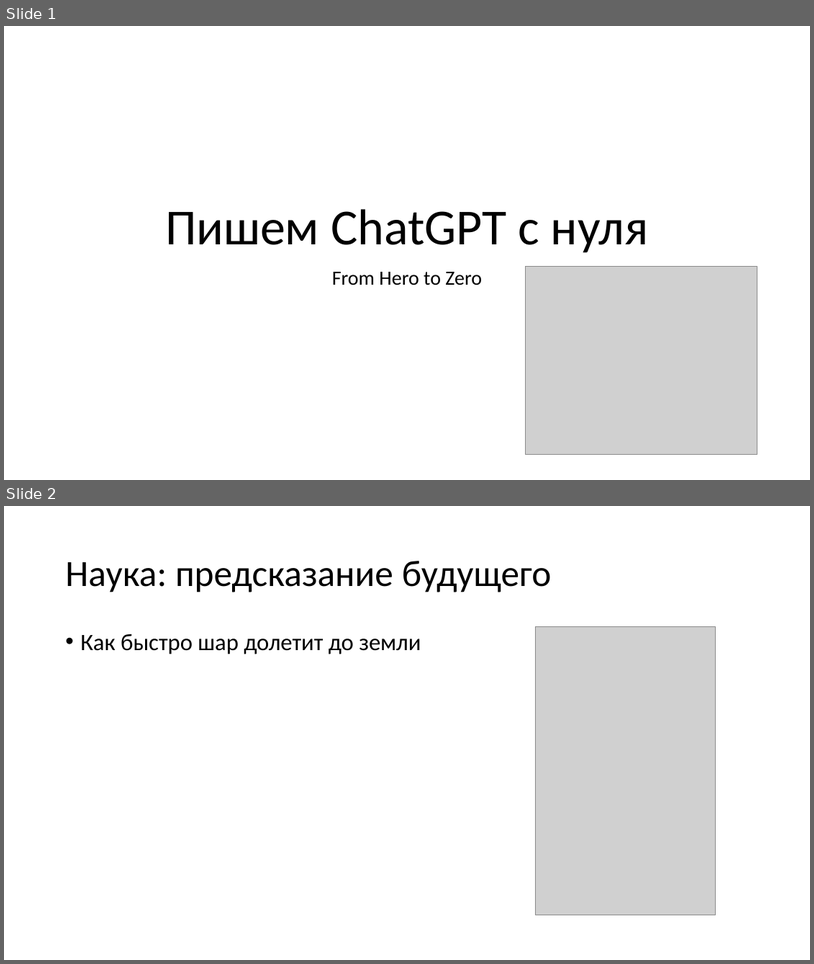
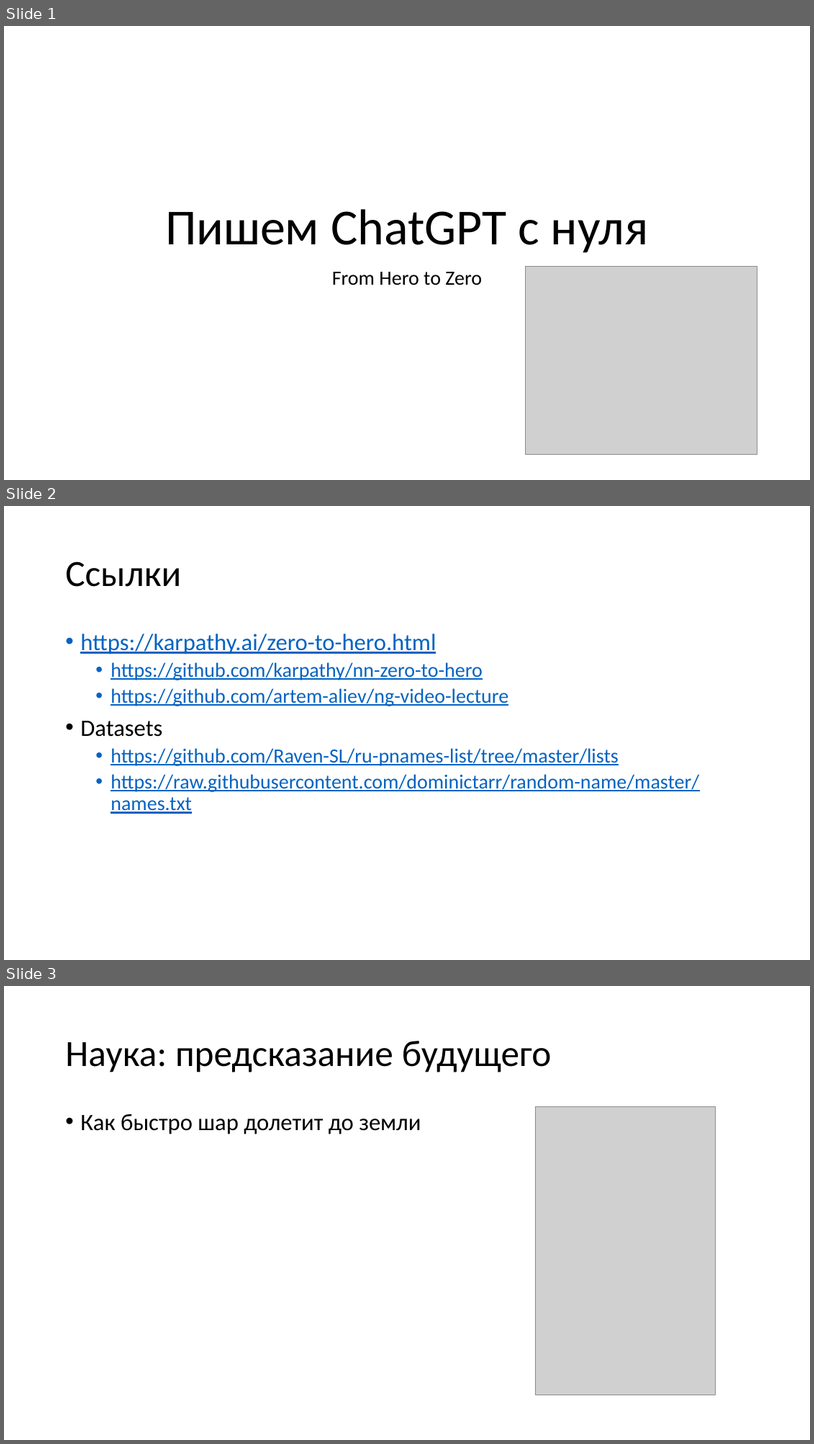
Before and after one commit to pltnv-a-a/nlp-notes, a slide deck: ChatGPT_from_zero.pptm. Shown one above the other, each under a label of ours: slides 1 and 2 before the commit, slides 1, 2 and 3 after it. The pictures are 814x964 and 814x1444 pixels, drawn with LibreOffice and Linux fonts; fonts in the diff are those of the drawing; grey boxes stand for pictures. Boxes give left, top, right and bottom in pixels: in the first picture for what was removed or moved away, otherwise in the second. Text is boxed around its words. In the diff, an @@ line names an element or a change of style, - is before the commit and + after.

Commit message:
add referencies

```diff
--- a/ChatGPT_from_zero.pptm
+++ b/ChatGPT_from_zero.pptm
@@ slide 2 added at [4, 506, 810, 960], background #FFFFFF @@
@@ title added at [65, 561, 181, 587], 44 pt, text #000000 @@
+Ссылки
@@ text added at [80, 633, 700, 813], 24 pt, text #0563C1, underline @@
+• https://karpathy.ai/zero-to-hero.html
+  • https://github.com/karpathy/nn-zero-to-hero
+  • https://github.com/artem-aliev/ng-video-lecture
+• Datasets
+  • https://github.com/Raven-SL/ru-pnames-list/tree/master/lists
+  • https://raw.githubusercontent.com/dominictarr/random-name/master/names.txt
@@ what was slide 2 is now slide 3 @@
```
